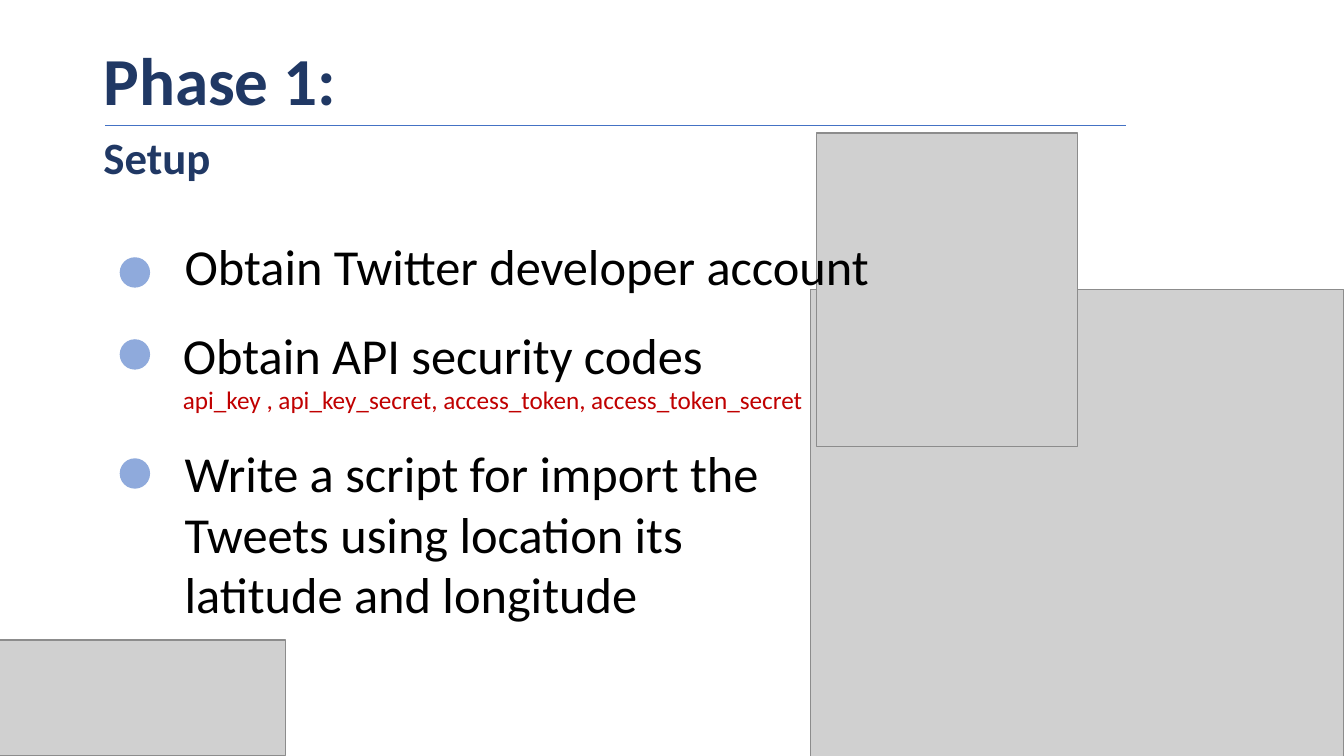
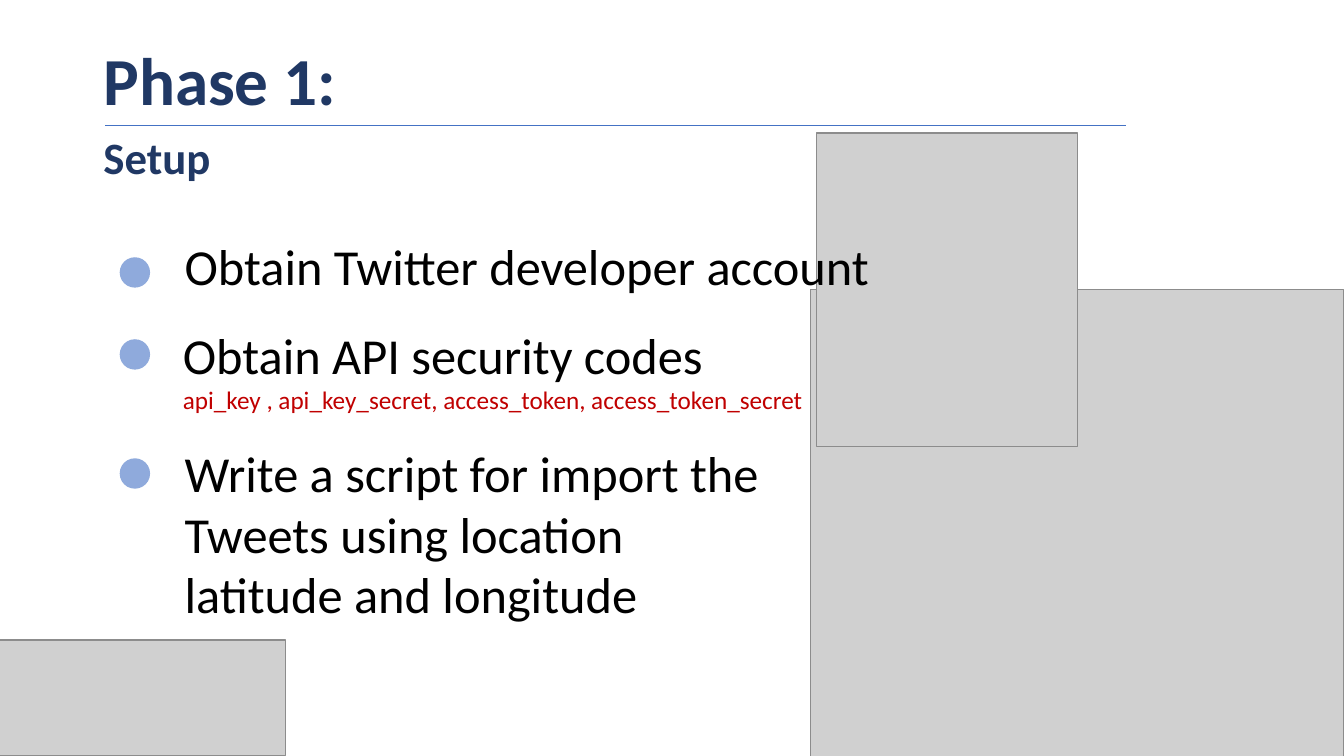
Before and after one commit to samah-balkhair/Tweets_Opinions, a slide deck: slide 4 of presentation/MIDS_SamahBalkhair_Tweets_Opinions.pptx. Drawn at 1344x756 pixels with LibreOffice and Linux fonts; fonts in the diff are those of the drawing; grey boxes stand for pictures. Boxes give left, top, right and bottom in pixels: in the first picture for what was removed or moved away, otherwise in the second. Text is boxed around its words. In the diff, an @@ line names an element or a change of style, - is before the commit and + after.

```diff
--- a/presentation/MIDS_SamahBalkhair_Tweets_Opinions.pptx
+++ b/presentation/MIDS_SamahBalkhair_Tweets_Opinions.pptx
@@ text at [185,518,624,562]: text changed @@
-Tweets using location its
+Tweets using location
```
Also in this commit, not shown: 8 other slides changed, 7 slides added, 1 slide removed, 6 other files.
